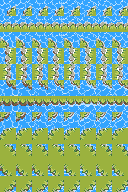
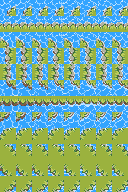
Comparing the layer stacks of the two 128 × 192 images. Changes:
painted on "Lager" over [5, 49, 123, 79]
